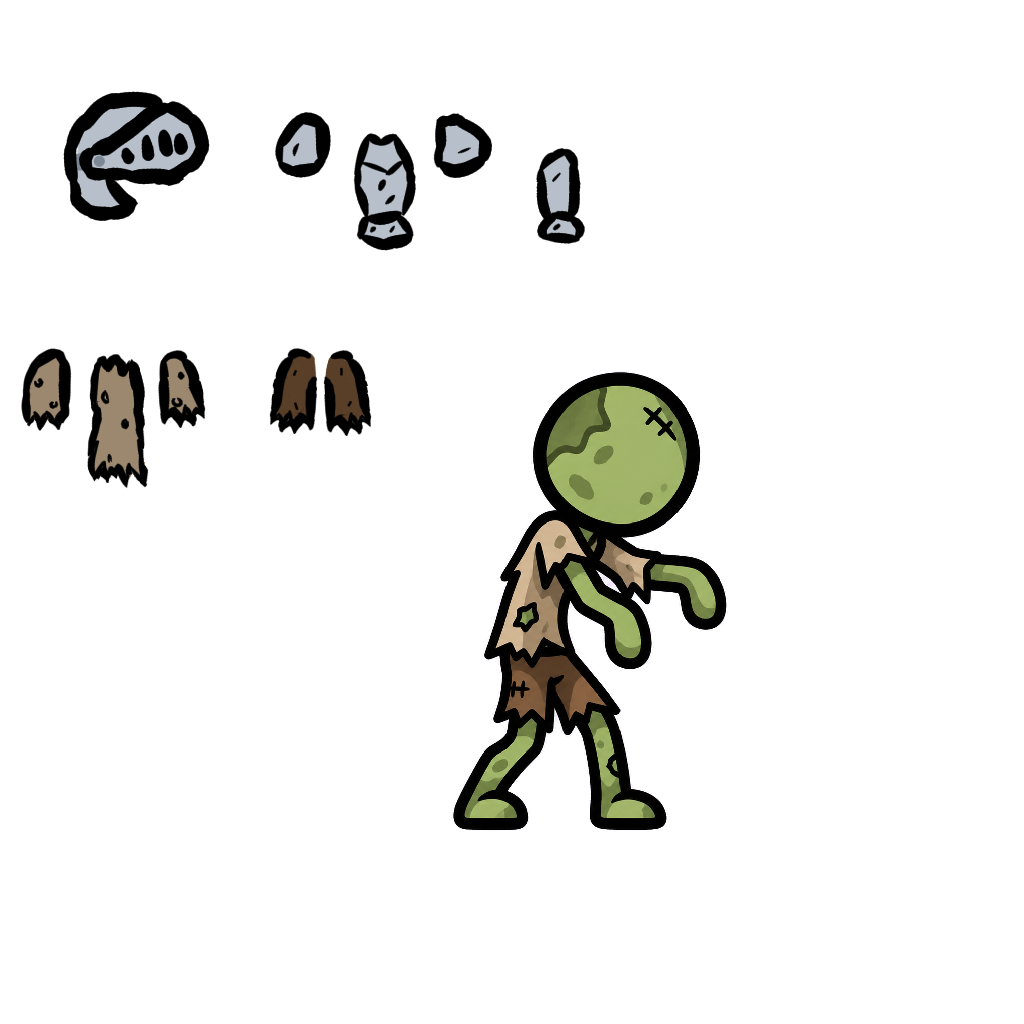
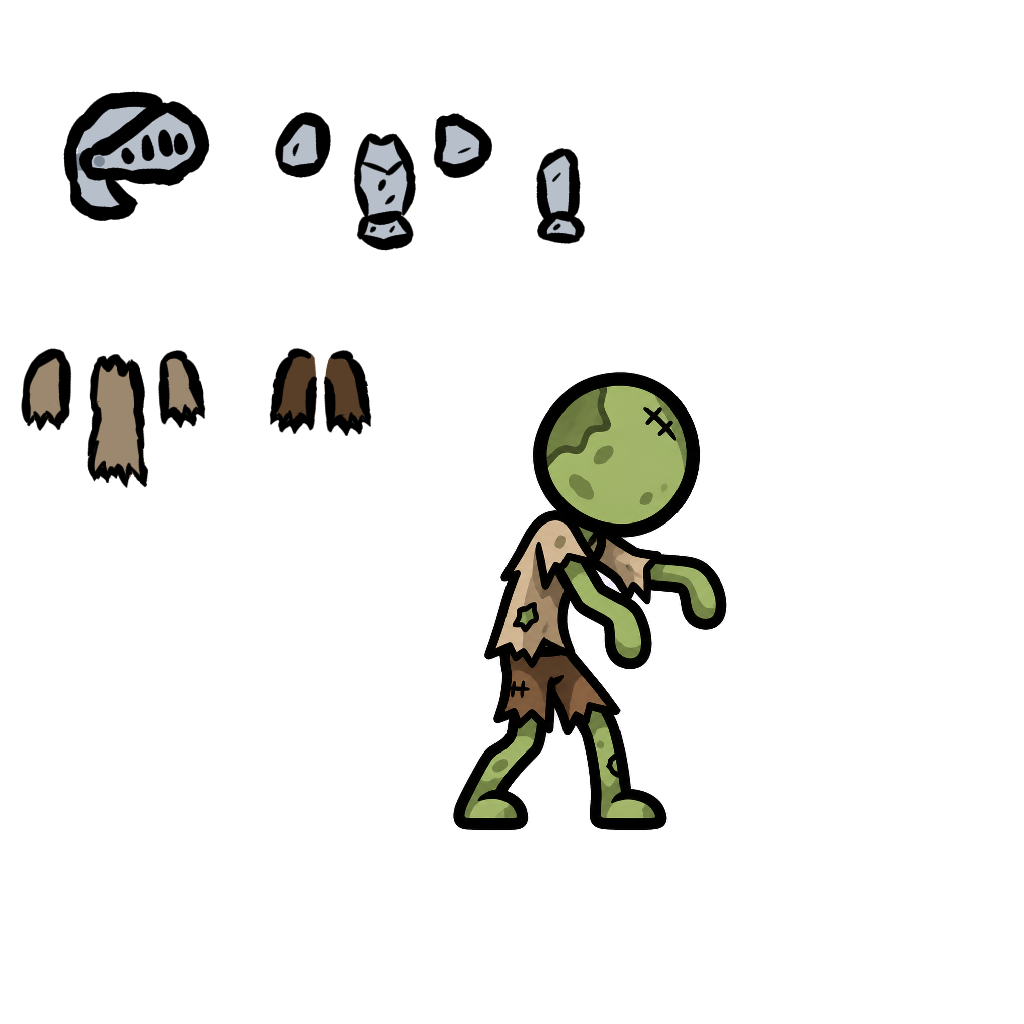
Layered file, before and after one edit (w=1024, h=1024). Changes by layer:
painted on "Outline" (4th of 5) over [291, 367, 352, 411]
painted on "Outline" (5th of 5, in "Tattered Shirt") over [31, 371, 185, 463]
